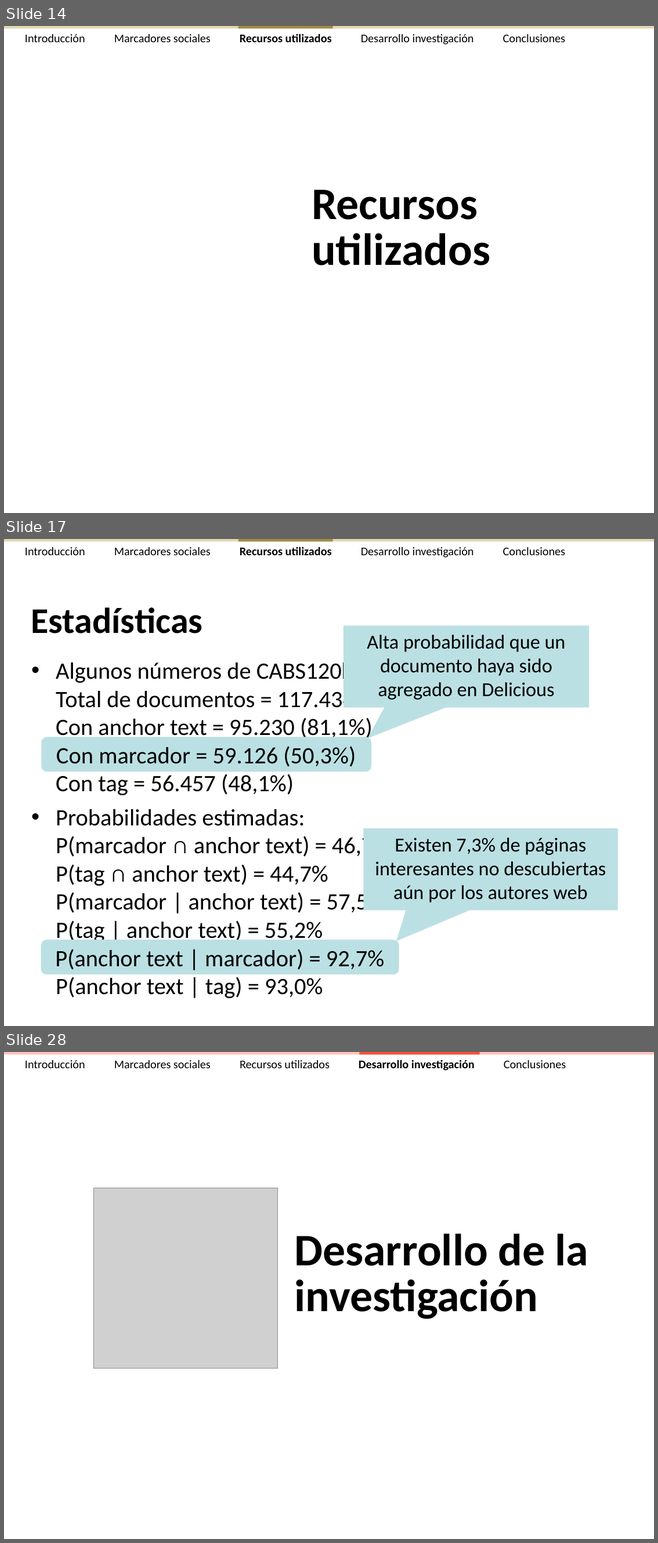
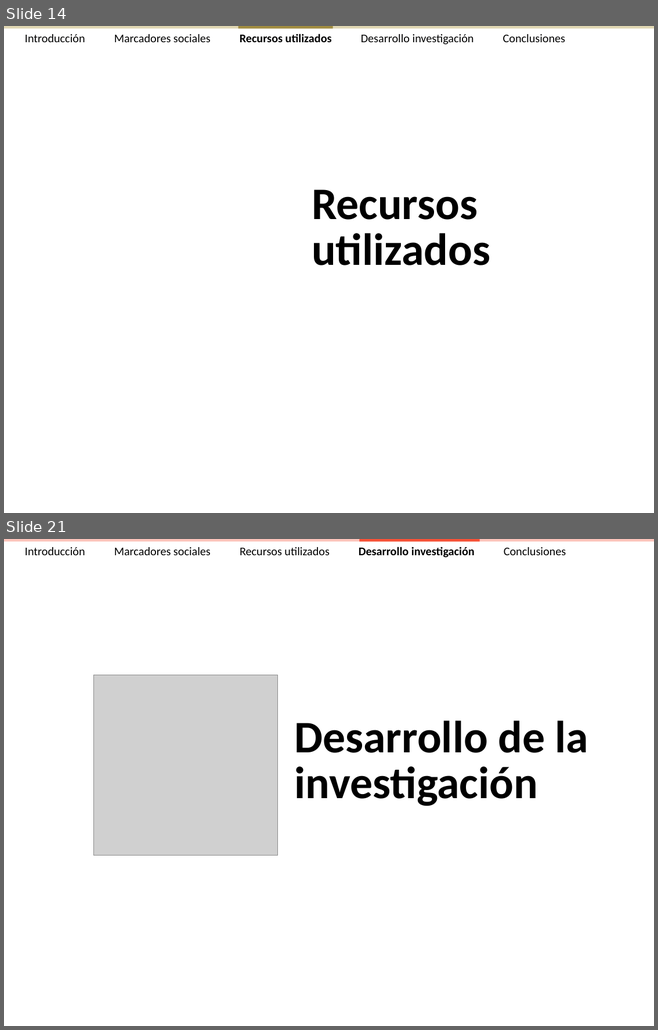
Before and after one commit to ak907kenai/nicotournetesis, a slide deck: docs_trunk/Presentación/Nicolás Tourné - Presentación Tesis (v2.3).ppt. Shown one above the other, each under a label of ours: slides 14, 17 and 28 before the commit, slides 14 and 21 after it; the slides between them are not shown. The pictures are 658x1543 and 658x1030 pixels, drawn with LibreOffice and Linux fonts; fonts in the diff are those of the drawing; grey boxes stand for pictures. Boxes give left, top, right and bottom in pixels: in the first picture for what was removed or moved away, otherwise in the second. Text is boxed around its words. In the diff, an @@ line names an element or a change of style, - is before the commit and + after.

```diff
--- a/docs_trunk/Presentación/Nicolás Tourné - Presentación Tesis (v2.3).ppt
+++ b/docs_trunk/Presentación/Nicolás Tourné - Presentación Tesis (v2.3).ppt
@@ slide 17 removed at bbox=[4, 539, 654, 1026], background #FFFFFF @@
@@ rectangle removed at bbox=[4, 539, 654, 541] @@
@@ text removed at bbox=[25, 547, 565, 558] @@
-Introducción Marcadores sociales Recursos utilizados Desarrollo investigación Conclusiones
@@ rectangle removed at bbox=[238, 539, 333, 541] @@
@@ title removed at bbox=[31, 607, 202, 634] @@
-Estadísticas
@@ speech box removed at bbox=[343, 625, 589, 707] @@
-Alta probabilidad que un documento haya sido agregado en Delicious
@@ text removed at bbox=[56, 659, 390, 998] @@
-• Algunos números de CABS120k08:
-  Total de documentos = 117.434
-  Con anchor text = 95.230 (81,1%)
-  Con marcador = 59.126 (50,3%)
-  Con tag = 56.457 (48,1%)
-• Probabilidades estimadas:
-  P(marcador ∩ anchor text) = 46,7%
-  P(tag ∩ anchor text) = 44,7%
-  P(marcador | anchor text) = 57,5%
-  P(tag | anchor text) = 55,2%
-  P(anchor text | marcador) = 92,7%
-  P(anchor text | tag) = 93,0%
@@ rounded rectangle removed at bbox=[41, 737, 371, 772] @@
-Con marcador = 59.126 (50,3%)
@@ speech box removed at bbox=[363, 829, 617, 911] @@
-Existen 7,3% de páginas interesantes no descubiertas aún por los autores web
@@ rounded rectangle removed at bbox=[41, 940, 399, 975] @@
-P(anchor text | marcador) = 92,7%
@@ what was slide 28 is now slide 21 @@
```
Also in this commit, not shown: 6 slides changed, 6 other slides removed.
